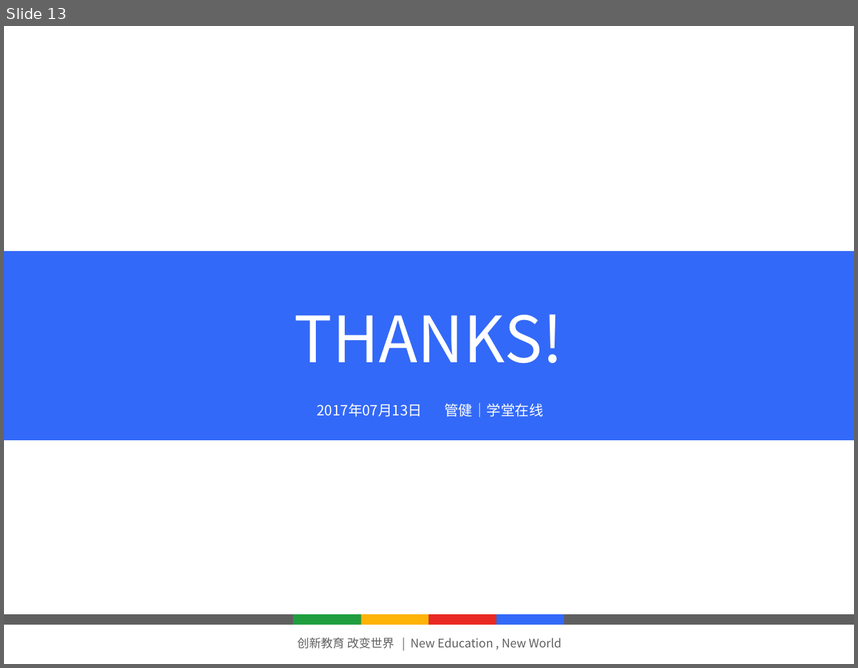
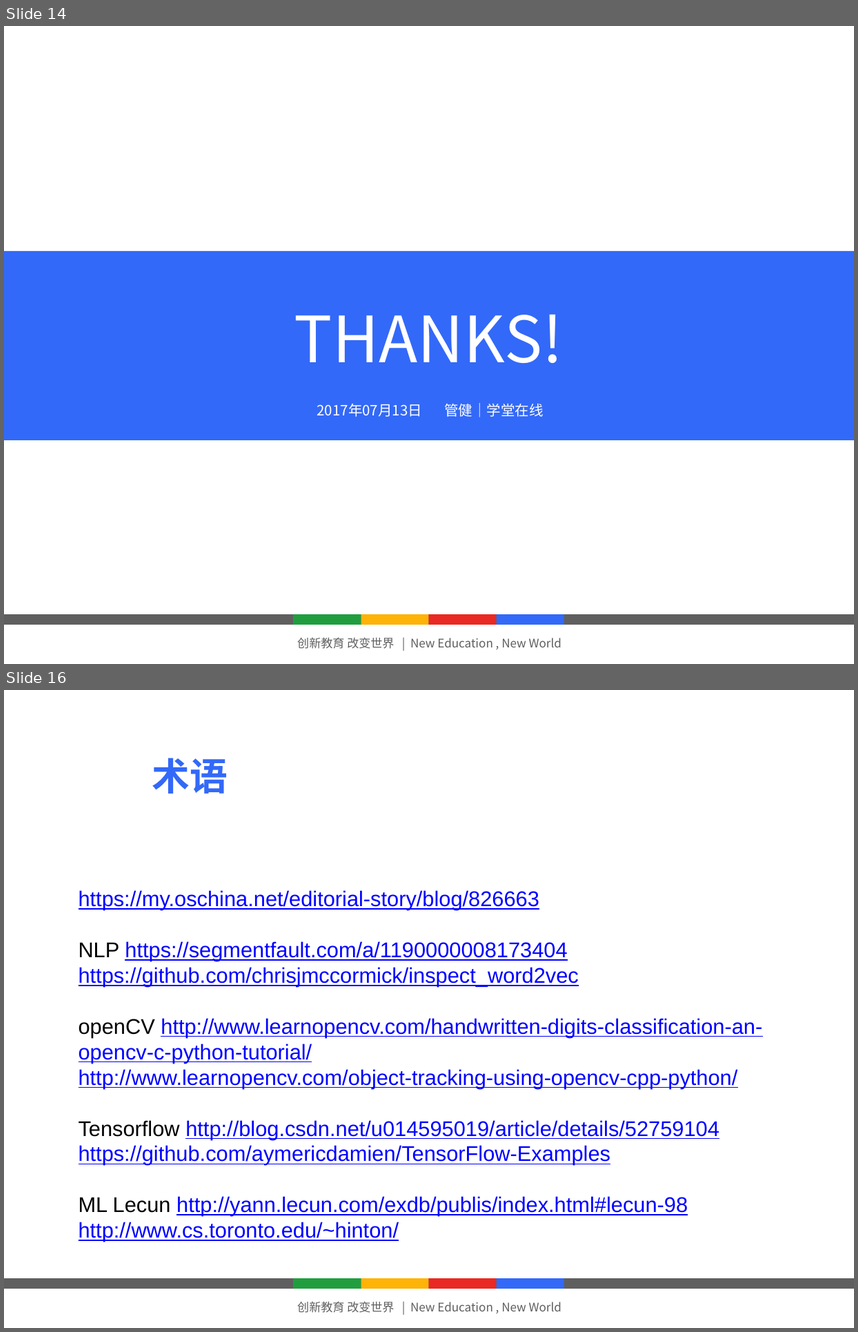
Before and after one commit to gavinzheng/whitepapercollection, a slide deck: work/Proctor/学堂云产品_线上监考-V1.pptx. Shown one above the other, each under a label of ours: slide 13 before the commit, slides 14 and 16 after it; the slides between them are not shown. The pictures are 858x668 and 858x1332 pixels, drawn with LibreOffice and Linux fonts; fonts in the diff are those of the drawing; background and template pictures are left out. Boxes give left, top, right and bottom in pixels: in the first picture for what was removed or moved away, otherwise in the second. Text is boxed around its words. In the diff, an @@ line names an element or a change of style, - is before the commit and + after.

```diff
--- a/work/Proctor/学堂云产品_线上监考-V1.pptx
+++ b/work/Proctor/学堂云产品_线上监考-V1.pptx
@@ slide 16 added at [4,690,854,1328], background #FFFFFF; not listed: 6 template elements that a slide beside it also shows @@
@@ page number added at [70,745,109,806], 36 pt, text #FFFFFF @@
+16
@@ text added at [152,758,228,793], 32 pt, text #3369F8, bold @@
+术语
@@ text added at [79,890,762,1241], 18 pt, text #0000FF, underline @@
+https://my.oschina.net/editorial-story/blog/826663
+NLP https://segmentfault.com/a/1190000008173404
+https://github.com/chrisjmccormick/inspect_word2vec
+openCV http://www.learnopencv.com/handwritten-digits-classification-an-opencv-c-python-tutorial/
+http://www.learnopencv.com/object-tracking-using-opencv-cpp-python/
+Tensorflow http://blog.csdn.net/u014595019/article/details/52759104
+https://github.com/aymericdamien/TensorFlow-Examples
+ML Lecun http://yann.lecun.com/exdb/publis/index.html#lecun-98
+http://www.cs.toronto.edu/~hinton/
@@ what was slide 13 is now slide 14 @@
```
Also in this commit, not shown: 2 slides changed, 6 other slides added, 4 other files.
